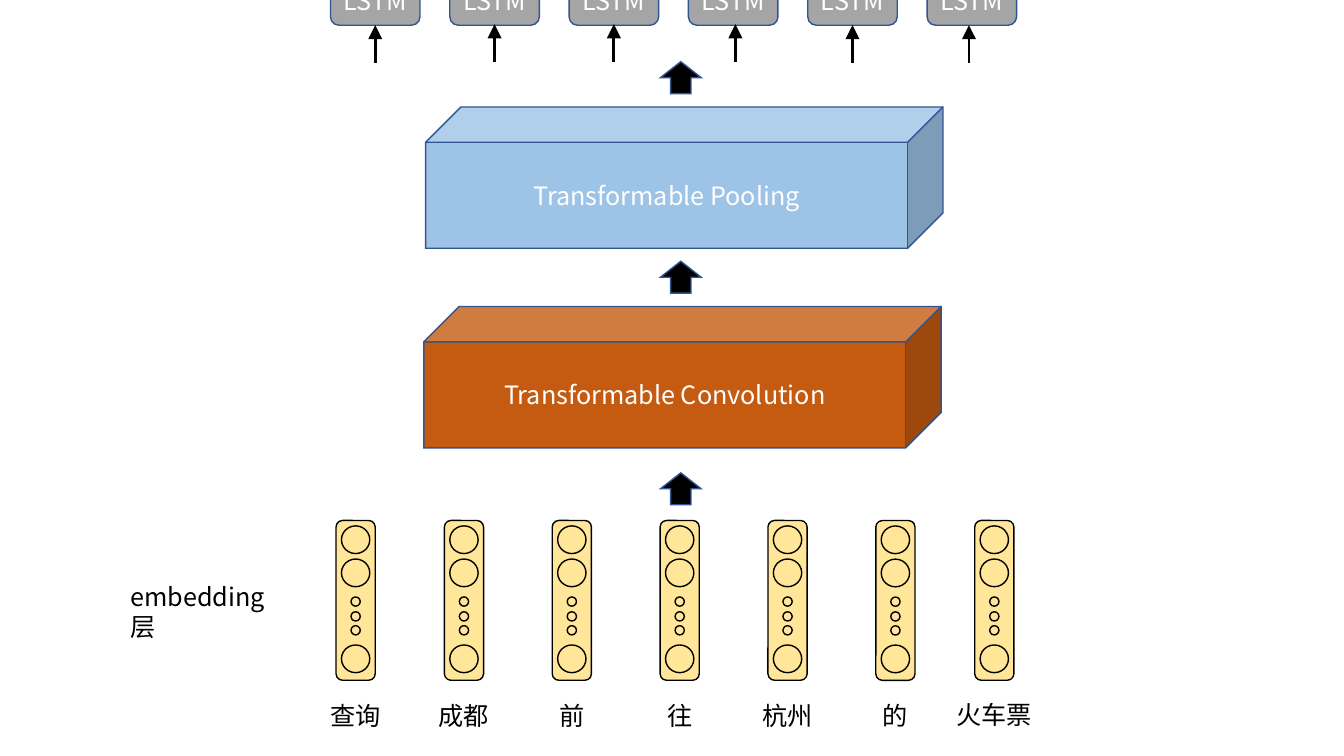
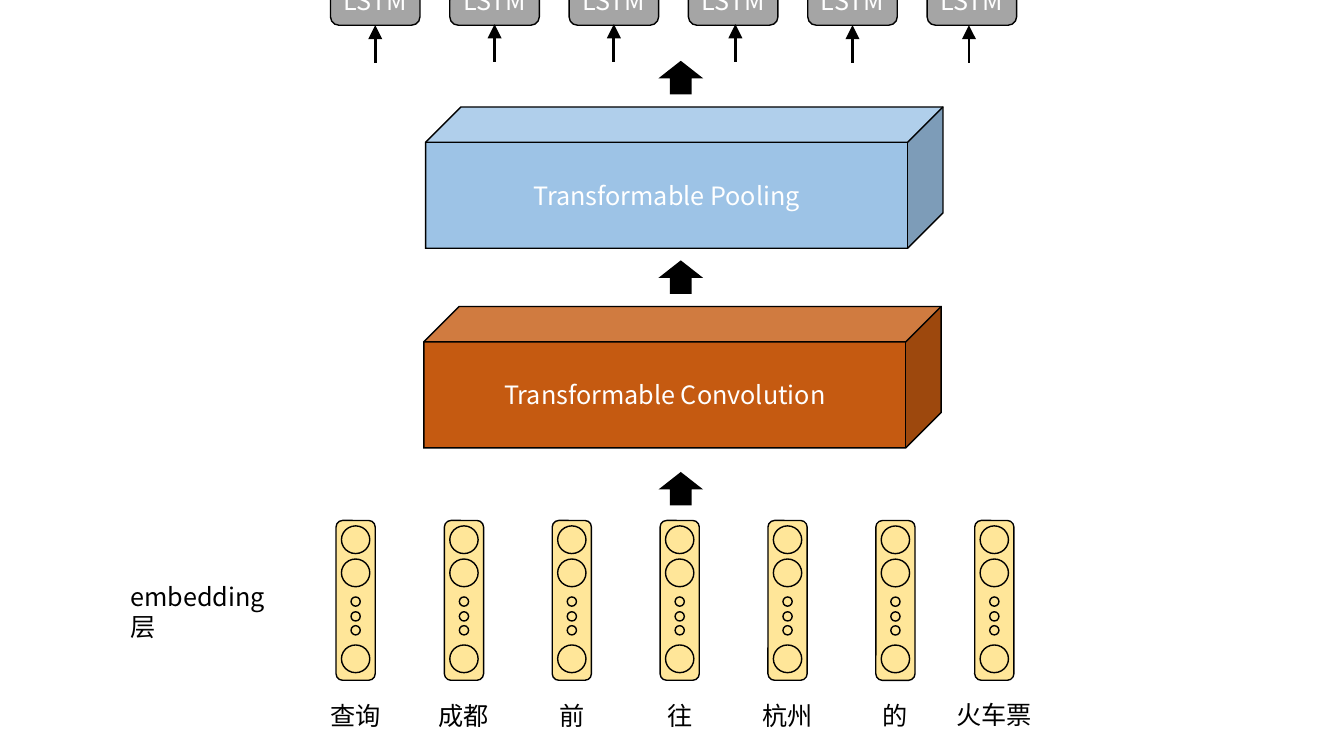
Before and after one commit to weixiao2333/zjuthesis-mphil, a slide deck: slide 5 of 论文图.pptx (slide 4 before the commit). Drawn at 1344x756 pixels with LibreOffice and Linux fonts; fonts in the diff are those of the drawing. Boxes give left, top, right and bottom in pixels: in the first picture for what was removed or moved away, otherwise in the second. Text is boxed around its words. In the diff, an @@ line names an element or a change of style, - is before the commit and + after.

```diff
--- a/论文图.pptx
+++ b/论文图.pptx
@@ outline #325491 1 pt to #000000 1 pt in 11 elements at (x1=424, y1=307, x2=942, y2=448), (x1=425, y1=107, x2=943, y2=248), (x1=331, y1=0, x2=420, y2=25), (x1=450, y1=0, x2=539, y2=25), (x1=570, y1=0, x2=659, y2=25), (x1=689, y1=0, x2=778, y2=25), (x1=808, y1=0, x2=897, y2=25), (x1=928, y1=0, x2=1017, y2=25), (x1=660, y1=473, x2=701, y2=505), (x1=660, y1=261, x2=701, y2=293), (x1=660, y1=62, x2=701, y2=94) @@
```
Also in this commit, not shown: 1 slide added, 6 other files.
